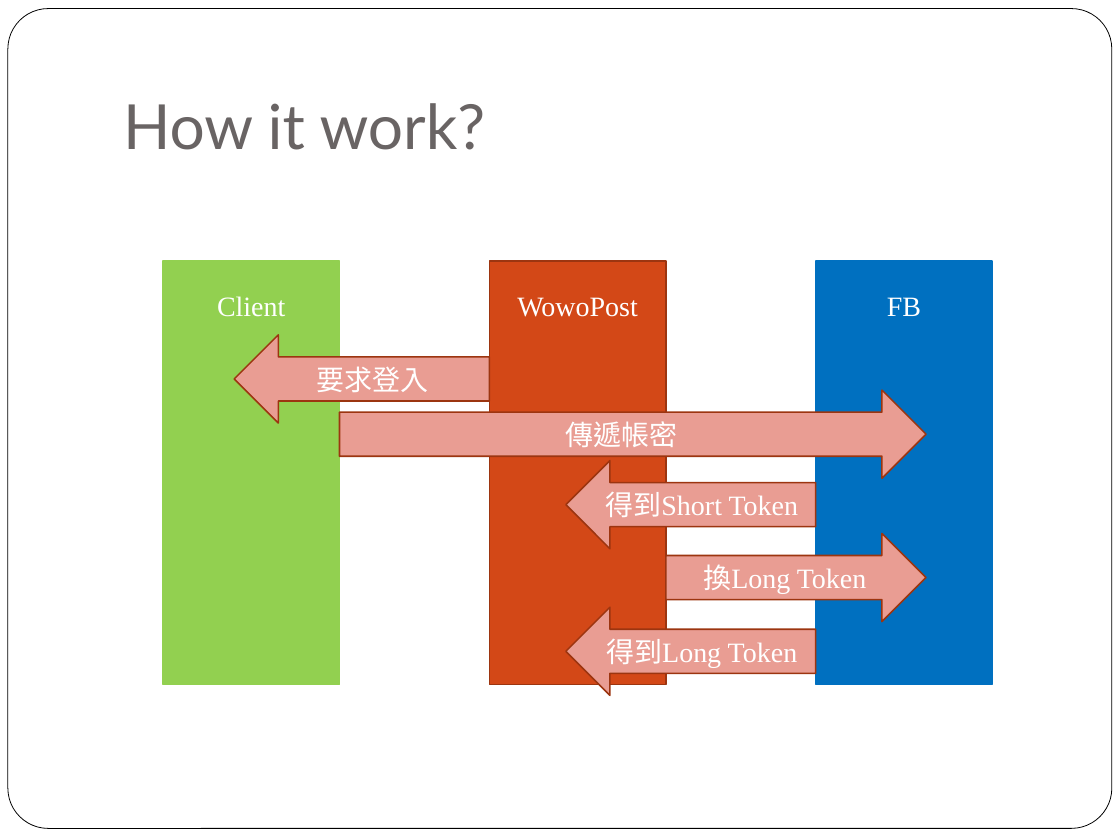
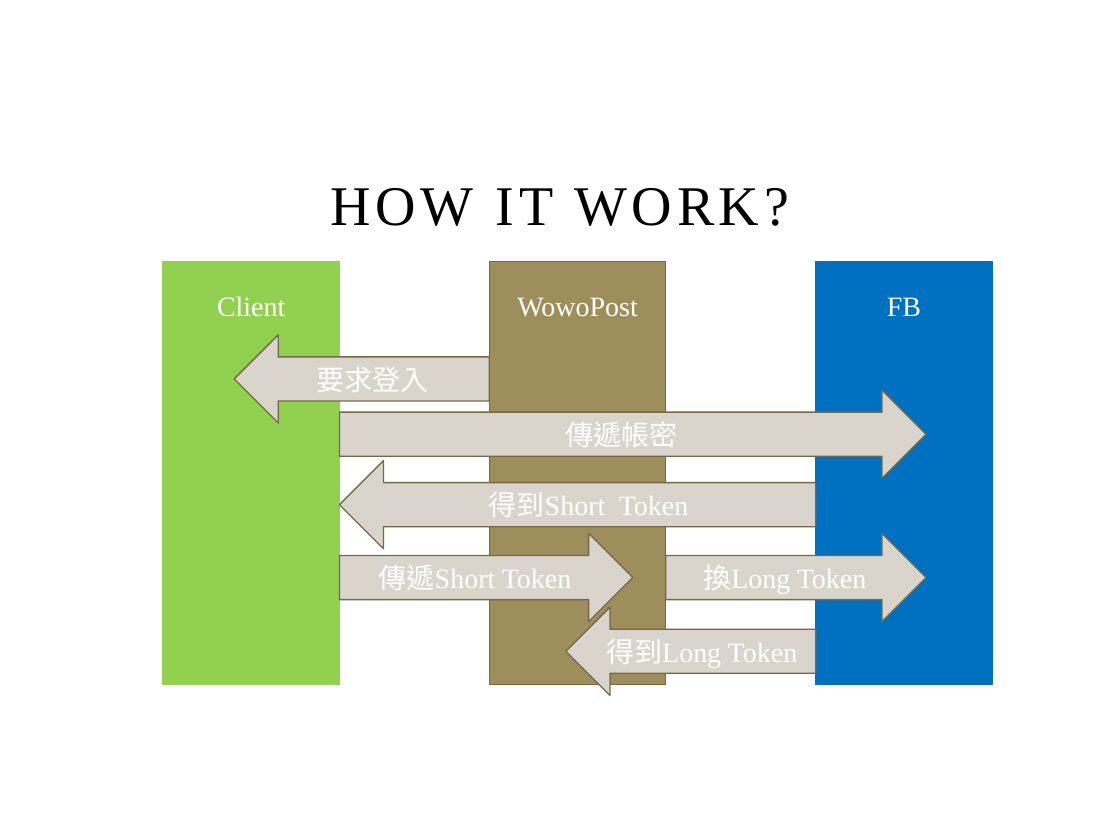
Before and after one commit to ZhongTing/wowoPost, a slide deck: slide 5 of ptt.pptx (slide 4 before the commit). Drawn at 1120x840 pixels with LibreOffice and Linux fonts; fonts in the diff are those of the drawing; background and template pictures are left out. Boxes give left, top, right and bottom in pixels: in the first picture for what was removed or moved away, otherwise in the second. Text is boxed around its words. In the diff, an @@ line names an element or a change of style, - is before the commit and + after.

Commit message:
ptt update

```diff
--- a/ptt.pptx
+++ b/ptt.pptx
@@ rounded rectangle removed at bbox=[8, 9, 1112, 829] @@
@@ title at bbox=[331, 188, 788, 226]: text changed; size 40 to 36 pt; font Lato to Times New Roman; text colour #696464 to #000000 @@
-How it work?
+HOW IT WORK?
@@ rectangle "Client" at bbox=[164, 261, 339, 684]: outline #92D050 1 pt to #92D050 0.85 pt @@
@@ rectangle "WowoPost" at bbox=[489, 261, 665, 684]: fill #D34817 to #9E8E5C; outline #9C3511 1 pt to #756944 0.85 pt @@
@@ rectangle "FB" at bbox=[815, 261, 991, 684]: outline #0070C0 1 pt to #0070C0 0.85 pt @@
@@ fill #E99D93 to #D9D5CD; outline #9C3511 1 pt to #756944 0.85 pt in 5 elements at bbox=[339, 390, 926, 478], bbox=[234, 335, 489, 423], bbox=[665, 533, 925, 622], bbox=[566, 607, 815, 696], bbox=[339, 460, 815, 549] @@
@@ right arrow "得到Short Token": place and size @@
-right arrow "得到Short Token" at bbox=[566, 460, 815, 549]
+right arrow "得到Short Token" at bbox=[339, 460, 815, 549]
@@ right arrow added at bbox=[339, 533, 633, 622], fill #D9D5CD, outline #756944 0.85 pt, 18 pt, text #FFFFFF @@
+傳遞Short Token
```
Also in this commit, not shown: 4 other slides changed, 2 slides added.
